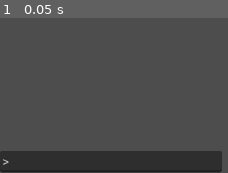
Above: before the commit, frame 1.
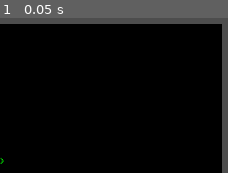
Above: after the commit, the same moment.

Repository: 2leafedclover/Generic-space-game
Game: Godot game, scene res://screens.tscn
Same seed, same stepped clock (60 frames per second), same inputs: the game is played once before the commit and once after it.
Inputs:
- Up to frame 1 (0.05 s): no input

The runs differ from the first frame. In frame 1, 94% of the frame differs, in the area x 0-98%, y 3-100%.

Commit message:
command line aesthetics
changing font and font color and miscellaneous command line adjustments

Diff:
--- /dev/null
+++ b/team-project-moniter-prototype/Godot-Fontpack-d244bf6170b399a6d4d26a0d906058ddf2dafdf1/Godot-Fontpack-d244bf6170b399a6d4d26a0d906058ddf2dafdf1/fonts/architect-s-daughter/ArchitectsDaughter32.tres
@@ -0,0 +1,8 @@
+[gd_resource type="DynamicFont" load_steps=2 format=2]
+
+[ext_resource path="res://fonts/architect-s-daughter/ArchitectsDaughter.ttf" type="DynamicFontData" id=1]
+
+[resource]
+
+size = 32
+font_data = ExtResource( 1 )
--- /dev/null
+++ b/team-project-moniter-prototype/Godot-Fontpack-d244bf6170b399a6d4d26a0d906058ddf2dafdf1/Godot-Fontpack-d244bf6170b399a6d4d26a0d906058ddf2dafdf1/fonts/cmu-typewriter/Typewriter.tres
@@ -0,0 +1,8 @@
+[gd_resource type="DynamicFont" load_steps=2 format=2]
+
+[ext_resource path="res://fonts/cmu-typewriter/Typewriter/cmuntt.ttf" type="DynamicFontData" id=1]
+
+[resource]
+
+size = 32
+font_data = ExtResource( 1 )
--- /dev/null
+++ b/team-project-moniter-prototype/Godot-Fontpack-d244bf6170b399a6d4d26a0d906058ddf2dafdf1/Godot-Fontpack-d244bf6170b399a6d4d26a0d906058ddf2dafdf1/fonts/connection_ii/ConnectionII.tres
@@ -0,0 +1,8 @@
+[gd_resource type="DynamicFont" load_steps=2 format=2]
+
+[ext_resource path="res://fonts/connection_ii/ConnectionII.otf" type="DynamicFontData" id=1]
+
+[resource]
+
+size = 30
+font_data = ExtResource( 1 )
--- /dev/null
+++ b/team-project-moniter-prototype/Godot-Fontpack-d244bf6170b399a6d4d26a0d906058ddf2dafdf1/Godot-Fontpack-d244bf6170b399a6d4d26a0d906058ddf2dafdf1/fonts/droid-sans/DroidSans.tres
@@ -0,0 +1,8 @@
+[gd_resource type="DynamicFont" load_steps=2 format=2]
+
+[ext_resource path="res://fonts/droid-sans/DroidSans.ttf" type="DynamicFontData" id=1]
+
+[resource]
+
+size = 32
+font_data = ExtResource( 1 )
--- /dev/null
+++ b/team-project-moniter-prototype/Godot-Fontpack-d244bf6170b399a6d4d26a0d906058ddf2dafdf1/Godot-Fontpack-d244bf6170b399a6d4d26a0d906058ddf2dafdf1/fonts/kirifont/Kirifont.tres
@@ -0,0 +1,10 @@
+[gd_resource type="DynamicFont" load_steps=2 format=2]
+
+[ext_resource path="res://fonts/kirifont/KiriFont.otf" type="DynamicFontData" id=1]
+
+[resource]
+
+size = 32
+extra_spacing_top = -5
+extra_spacing_bottom = -20
+font_data = ExtResource( 1 )
--- /dev/null
+++ b/team-project-moniter-prototype/Godot-Fontpack-d244bf6170b399a6d4d26a0d906058ddf2dafdf1/Godot-Fontpack-d244bf6170b399a6d4d26a0d906058ddf2dafdf1/fonts/linux-libertine/LinuxLibertine.tres
@@ -0,0 +1,5 @@
+[gd_resource type="DynamicFontData" format=2]
+
+[resource]
+
+font_path = "res://fonts/linux-libertine/LinLibertine_5.3.0_2012_07_02/LinLibertineOTF_5.3.0_2012_07_02/LinLibertine_R.otf"
--- /dev/null
+++ b/team-project-moniter-prototype/Godot-Fontpack-d244bf6170b399a6d4d26a0d906058ddf2dafdf1/Godot-Fontpack-d244bf6170b399a6d4d26a0d906058ddf2dafdf1/fonts/montreal/Montreal.tres
@@ -0,0 +1,8 @@
+[gd_resource type="DynamicFont" load_steps=2 format=2]
+
+[ext_resource path="res://fonts/montreal/Montreal-Regular.ttf" type="DynamicFontData" id=1]
+
+[resource]
+
+size = 32
+font_data = ExtResource( 1 )
--- /dev/null
+++ b/team-project-moniter-prototype/Godot-Fontpack-d244bf6170b399a6d4d26a0d906058ddf2dafdf1/Godot-Fontpack-d244bf6170b399a6d4d26a0d906058ddf2dafdf1/fonts/poco/Poco.tres
@@ -0,0 +1,11 @@
+[gd_resource type="DynamicFont" load_steps=2 format=2]
+
+[ext_resource path="res://fonts/poco/Poco.ttf" type="DynamicFontData" id=1]
+
+[resource]
+
+size = 40
+use_mipmaps = true
+extra_spacing_top = -18
+extra_spacing_bottom = 2
+font_data = ExtResource( 1 )
--- /dev/null
+++ b/team-project-moniter-prototype/Godot-Fontpack-d244bf6170b399a6d4d26a0d906058ddf2dafdf1/Godot-Fontpack-d244bf6170b399a6d4d26a0d906058ddf2dafdf1/fonts/source-code-pro/SourceCodePro.tres
@@ -0,0 +1,8 @@
+[gd_resource type="DynamicFont" load_steps=2 format=2]
+
+[ext_resource path="res://fonts/source-code-pro/source-code-pro-2.010R-ro-1.030R-it/TTF/SourceCodePro-Regular.ttf" type="DynamicFontData" id=1]
+
+[resource]
+
+size = 32
+font_data = ExtResource( 1 )
--- /dev/null
+++ b/team-project-moniter-prototype/Godot-Fontpack-d244bf6170b399a6d4d26a0d906058ddf2dafdf1/Godot-Fontpack-d244bf6170b399a6d4d26a0d906058ddf2dafdf1/fonts/xolonium/Xolonium.tres
@@ -0,0 +1,8 @@
+[gd_resource type="DynamicFont" load_steps=2 format=2]
+
+[ext_resource path="res://fonts/xolonium/xolonium-fonts-4.1/ttf/Xolonium-Regular.ttf" type="DynamicFontData" id=1]
+
+[resource]
+
+size = 32
+font_data = ExtResource( 1 )
--- /dev/null
+++ b/team-project-moniter-prototype/game_font1.tres
@@ -0,0 +1,6 @@
+[gd_resource type="FontVariation" load_steps=2 format=3 uid="uid://b4yoa0xf8oe0e"]
+
+[ext_resource type="FontFile" uid="uid://ce7m4vaiaw7lo" path="res://Godot-Fontpack-d244bf6170b399a6d4d26a0d906058ddf2dafdf1/Godot-Fontpack-d244bf6170b399a6d4d26a0d906058ddf2dafdf1/fonts/connection_ii/ConnectionII.otf" id="1_lbxbb"]
+
+[resource]
+base_font = ExtResource("1_lbxbb")
--- a/team-project-moniter-prototype/screens.tscn
+++ b/team-project-moniter-prototype/screens.tscn
@@ -1,9 +1,28 @@
-[gd_scene load_steps=5 format=3 uid="uid://ctyd3e3r74eom"]
+[gd_scene load_steps=12 format=3 uid="uid://ctyd3e3r74eom"]
 
+[ext_resource type="FontVariation" uid="uid://b4yoa0xf8oe0e" path="res://game_font1.tres" id="1_24lo2"]
 [ext_resource type="Script" path="res://type_input.gd" id="1_n5egp"]
 [ext_resource type="Script" path="res://label.gd" id="3_jluio"]
 [ext_resource type="Script" path="res://label_2.gd" id="4_c6yi8"]
 [ext_resource type="Script" path="res://label_3.gd" id="5_ha3fw"]
+
+[sub_resource type="Theme" id="Theme_prwgo"]
+
+[sub_resource type="StyleBoxFlat" id="StyleBoxFlat_ggk2p"]
+bg_color = Color(0, 0, 0, 1)
+
+[sub_resource type="StyleBoxFlat" id="StyleBoxFlat_2bmax"]
+bg_color = Color(0, 0, 0, 1)
+border_color = Color(0, 0, 0, 1)
+
+[sub_resource type="StyleBoxFlat" id="StyleBoxFlat_32gw1"]
+bg_color = Color(0, 0, 0, 1)
+
+[sub_resource type="StyleBoxFlat" id="StyleBoxFlat_llskp"]
+bg_color = Color(0, 0, 0, 1)
+
+[sub_resource type="StyleBoxFlat" id="StyleBoxFlat_oeg8t"]
+bg_color = Color(0, 0, 0, 1)
 
 [node name="Control" type="Control"]
 layout_mode = 3
@@ -15,30 +34,46 @@
 
 [node name="TypeInput" type="LineEdit" parent="."]
 layout_mode = 0
-offset_top = 616.0
+offset_top = 617.0
 offset_right = 320.0
-offset_bottom = 647.0
+offset_bottom = 648.0
+theme = SubResource("Theme_prwgo")
+theme_override_colors/caret_color = Color(0, 1, 0, 1)
+theme_override_colors/font_color = Color(0, 1, 0, 1)
+theme_override_fonts/font = ExtResource("1_24lo2")
+theme_override_styles/focus = SubResource("StyleBoxFlat_ggk2p")
+theme_override_styles/normal = SubResource("StyleBoxFlat_2bmax")
+caret_blink = true
 script = ExtResource("1_n5egp")
 
 [node name="Label USE FOR FUNCS" type="Label" parent="TypeInput"]
 layout_mode = 0
-offset_top = -64.0
+offset_top = -62.0
 offset_right = 320.0
-offset_bottom = -1.0
+offset_bottom = 1.0
+theme_override_colors/font_color = Color(0, 1, 0, 1)
+theme_override_fonts/font = ExtResource("1_24lo2")
+theme_override_styles/normal = SubResource("StyleBoxFlat_32gw1")
 script = ExtResource("3_jluio")
 
 [node name="Label2" type="Label" parent="TypeInput/Label USE FOR FUNCS"]
 layout_mode = 0
-offset_top = -64.0
+offset_top = -61.0
 offset_right = 320.0
-offset_bottom = -1.0
+offset_bottom = 2.0
+theme_override_colors/font_color = Color(0, 1, 0, 1)
+theme_override_fonts/font = ExtResource("1_24lo2")
+theme_override_styles/normal = SubResource("StyleBoxFlat_llskp")
 script = ExtResource("4_c6yi8")
 
 [node name="Label3" type="Label" parent="TypeInput/Label USE FOR FUNCS/Label2"]
 layout_mode = 0
-offset_top = -64.0
+offset_top = -61.0
 offset_right = 320.0
-offset_bottom = -1.0
+offset_bottom = 2.0
+theme_override_colors/font_color = Color(0, 1, 0, 1)
+theme_override_fonts/font = ExtResource("1_24lo2")
+theme_override_styles/normal = SubResource("StyleBoxFlat_oeg8t")
 script = ExtResource("5_ha3fw")
 
 [connection signal="text_submitted" from="TypeInput" to="TypeInput" method="_on_text_submitted"]
Not shown, added: team-project-moniter-prototype/Godot-Fontpack-d244bf6170b399a6d4d26a0d906058ddf2dafdf1/Godot-Fontpack-d244bf6170b399a6d4d26a0d906058ddf2dafdf1/fonts/architect-s-daughter/Architects Daughter SIL OFL F…
Binary file added: team-project-moniter-prototype/Godot-Fontpack-d244bf6170b399a6d4d26a0d906058ddf2dafdf1/Godot-Fontpack-d244bf6170b399a6d4d26a0d906058ddf2dafdf1/fonts/architect-s-daughter/ArchitectsDaughter.ttf
Not shown, added: team-project-moniter-prototype/Godot-Fontpack-d244bf6170b399a6d4d26a0d906058ddf2dafdf1/Godot-Fontpack-d244bf6170b399a6d4d26a0d906058ddf2dafdf1/fonts/architect-s-daughter/ArchitectsDaughter.ttf.import
Not shown, added: team-project-moniter-prototype/Godot-Fontpack-d244bf6170b399a6d4d26a0d906058ddf2dafdf1/Godot-Fontpack-d244bf6170b399a6d4d26a0d906058ddf2dafdf1/fonts/cmu-typewriter/Typewriter/OFL-FAQ.txt
Not shown, added: team-project-moniter-prototype/Godot-Fontpack-d244bf6170b399a6d4d26a0d906058ddf2dafdf1/Godot-Fontpack-d244bf6170b399a6d4d26a0d906058ddf2dafdf1/fonts/cmu-typewriter/Typewriter/OFL.txt
Not shown, added: team-project-moniter-prototype/Godot-Fontpack-d244bf6170b399a6d4d26a0d906058ddf2dafdf1/Godot-Fontpack-d244bf6170b399a6d4d26a0d906058ddf2dafdf1/fonts/cmu-typewriter/Typewriter/README.txt
Binary file added: team-project-moniter-prototype/Godot-Fontpack-d244bf6170b399a6d4d26a0d906058ddf2dafdf1/Godot-Fontpack-d244bf6170b399a6d4d26a0d906058ddf2dafdf1/fonts/cmu-typewriter/Typewriter/cmunit.ttf
Not shown, added: team-project-moniter-prototype/Godot-Fontpack-d244bf6170b399a6d4d26a0d906058ddf2dafdf1/Godot-Fontpack-d244bf6170b399a6d4d26a0d906058ddf2dafdf1/fonts/cmu-typewriter/Typewriter/cmunit.ttf.import
Binary file added: team-project-moniter-prototype/Godot-Fontpack-d244bf6170b399a6d4d26a0d906058ddf2dafdf1/Godot-Fontpack-d244bf6170b399a6d4d26a0d906058ddf2dafdf1/fonts/cmu-typewriter/Typewriter/cmuntb.ttf
Not shown, added: team-project-moniter-prototype/Godot-Fontpack-d244bf6170b399a6d4d26a0d906058ddf2dafdf1/Godot-Fontpack-d244bf6170b399a6d4d26a0d906058ddf2dafdf1/fonts/cmu-typewriter/Typewriter/cmuntb.ttf.import
Binary file added: team-project-moniter-prototype/Godot-Fontpack-d244bf6170b399a6d4d26a0d906058ddf2dafdf1/Godot-Fontpack-d244bf6170b399a6d4d26a0d906058ddf2dafdf1/fonts/cmu-typewriter/Typewriter/cmuntt.ttf
Not shown, added: team-project-moniter-prototype/Godot-Fontpack-d244bf6170b399a6d4d26a0d906058ddf2dafdf1/Godot-Fontpack-d244bf6170b399a6d4d26a0d906058ddf2dafdf1/fonts/cmu-typewriter/Typewriter/cmuntt.ttf.import
(and 43 more such lines)
